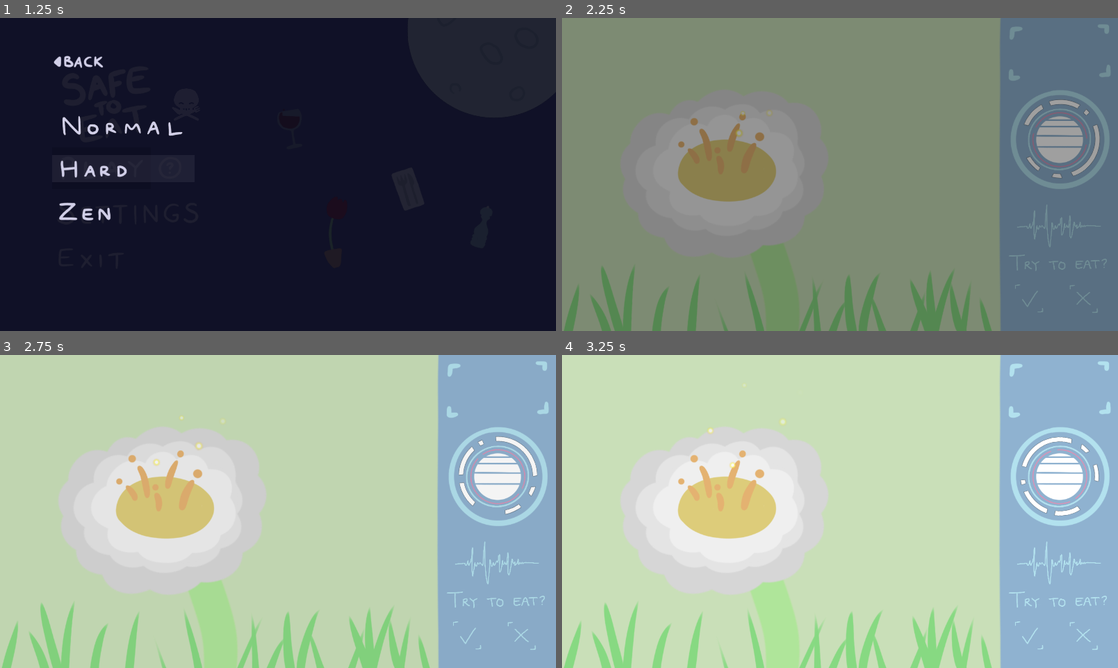
Above: before the commit, frames 1-4 (two rows, left to right).
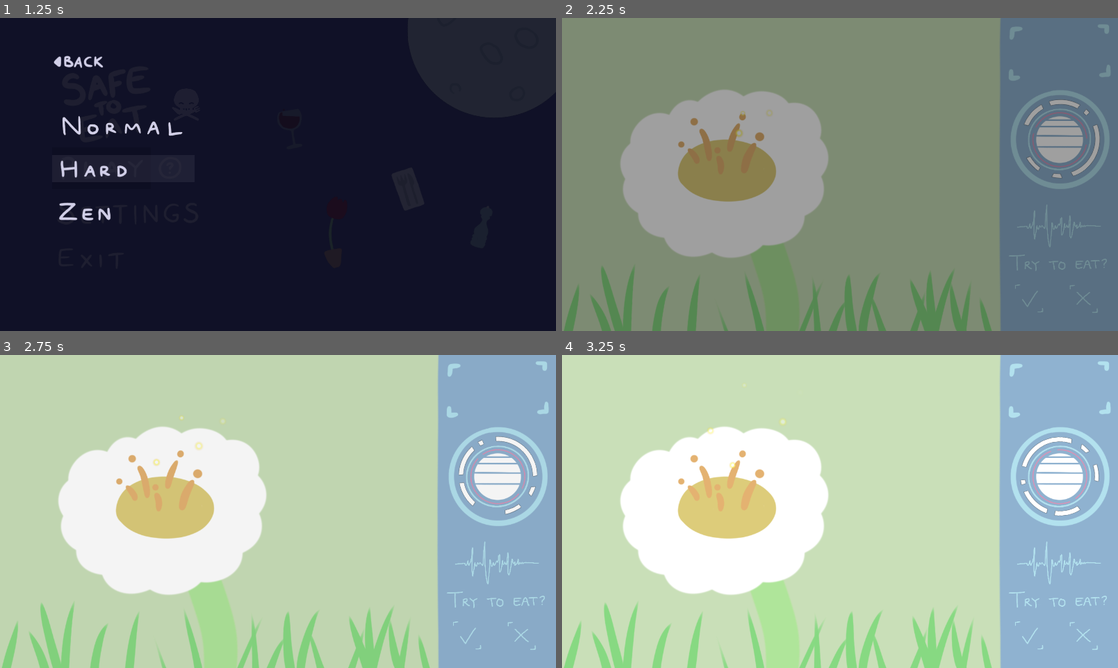
Above: after the commit, the same moments.

Repository: Niimphu/FiresideGameJam2023
Game: Godot game, scene res://Menus/MainMenu.tscn
Same seed, same stepped clock (60 frames per second), same inputs: the game is played once before the commit and once after it.
Inputs (mouse positions are in pixels of both pictures, inside the frame that each line leads up to):
- Up to frame 1 (1.25 s): click (100, 168) at 0.5 s
- Up to frame 2 (2.25 s): click (662, 168) at 1.25 s; hold Right (ui_right) from 2.03 s (still down)
- Up to frame 3 (2.75 s): keep holding Right (ui_right)
- Up to frame 4 (3.25 s): release Right (ui_right) at 2.78 s; hold Left (ui_left) from 2.78 s (still down)

Frame 1 is identical in both runs. In frame 2, 5.5% of the frame differs, in the area x 10-48%, y 23-77%; in frame 3, 8.7%; in frame 4, 8.7%, in the area x 10-48%, y 22-77%.

Commit message:
Can now change the flower petal color via shader
// The chosen color is selected using this uniform int.
// Set the value to change the color.
// 0 - White
// 1 - Red
// 2 - Magenta
// 3 - Royal Blue
uniform int colour_index : hint_range(0, 3, 1) = 0;

// FlowerIdentifier.gd Example

petals.material.set_shader_parameter("colour_index", colour.RED)

Diff:
--- a/Level/Flower/Flower.tscn
+++ b/Level/Flower/Flower.tscn
@@ -26,6 +26,55 @@
 "name": "default",
 "speed": 5.0
 } ]
+
+[sub_resource type="Shader" id=8]
+code = "shader_type canvas_item;
+
+uniform vec4 white : hint_color = vec4(1.0);
+uniform vec4 red : hint_color = vec4(1.0, 0.0, 0.0, 1.0);
+uniform vec4 magenta : hint_color = vec4(1.0, 0.0, 1.0, 1.0);
+uniform vec4 royal_blue : hint_color = vec4(0.255, 0.412, 0.882, 1.0);
+
+// The chosen color is selected using this uniform int.
+// Set the value to change the color.
+// 0 - White
+// 1 - Red
+// 2 - Magenta
+// 3 - Royal Blue
+uniform int colour_index : hint_range(0, 3, 1) = 0;
+
+void fragment()
+{
+	COLOR = texture(TEXTURE, UV);
+
+	if(COLOR.a != 0.0)
+	{
+		if(colour_index == 0)
+		{
+			COLOR = vec4(white.rgb, COLOR.a);
+		}
+		else if(colour_index == 1)
+		{
+			COLOR = vec4(red.rgb, COLOR.a);
+		}
+		else if(colour_index == 2)
+		{
+			COLOR = vec4(magenta.rgb, COLOR.a);
+		}
+		else
+		{
+			COLOR = vec4(royal_blue.rgb, COLOR.a);
+		}
+	}
+}"
+
+[sub_resource type="ShaderMaterial" id=9]
+shader = SubResource( 8 )
+shader_param/white = Color( 1, 1, 1, 1 )
+shader_param/red = Color( 1, 0, 0, 1 )
+shader_param/magenta = Color( 1, 0, 1, 1 )
+shader_param/royal_blue = Color( 0.255, 0.412, 0.882, 1 )
+shader_param/colour_index = 0
 
 [sub_resource type="SpriteFrames" id=2]
 animations = [ {
@@ -74,6 +123,7 @@
 frames = SubResource( 1 )
 
 [node name="Petals" type="AnimatedSprite" parent="Identifiers"]
+material = SubResource( 9 )
 position = Vector2( 640, 360 )
 frames = SubResource( 2 )
 
--- a/Level/Flower/FlowerIdentifier.gd
+++ b/Level/Flower/FlowerIdentifier.gd
@@ -6,7 +6,7 @@
 
 enum evenness { ODD, EVEN }
 enum pollening { NO, YES }
-enum colour { RED, BLUE, ORANGE, WHITE , MAGENTA }
+enum colour { WHITE, RED, MAGENTA, ROYAL_BLUE }
 enum roundness { ROUND, POINTY }
 enum amount { FEW, MANY }
 
Not shown: 1 places in Level/Flower/Flower.tscn that only renumber resources
